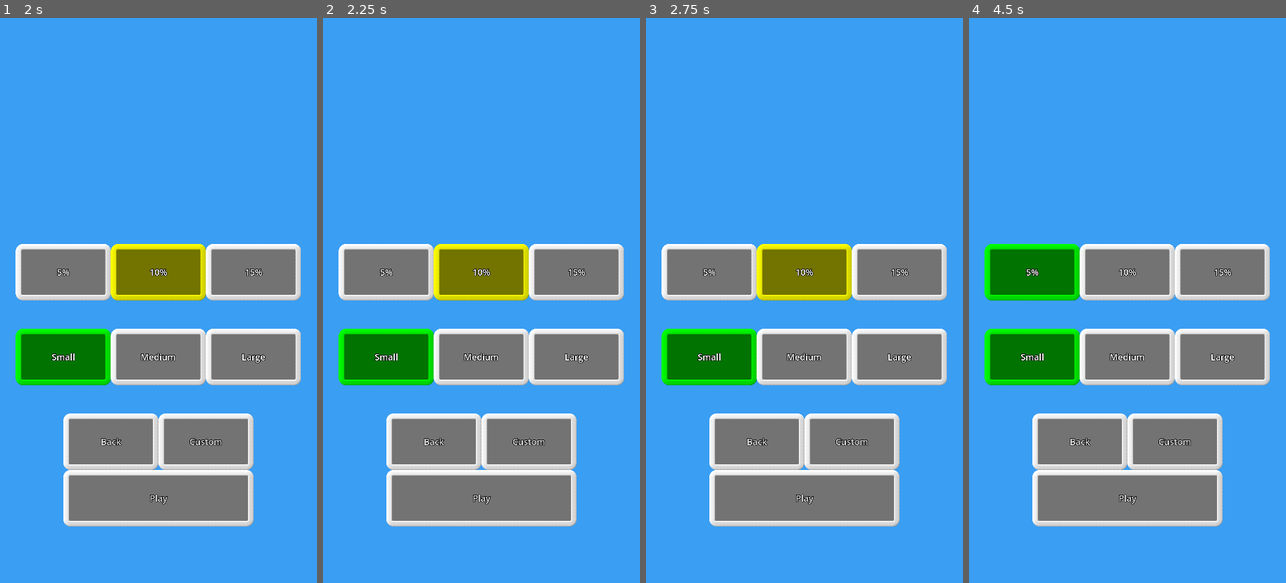
Above: before the commit, frames 1-4 (left to right).
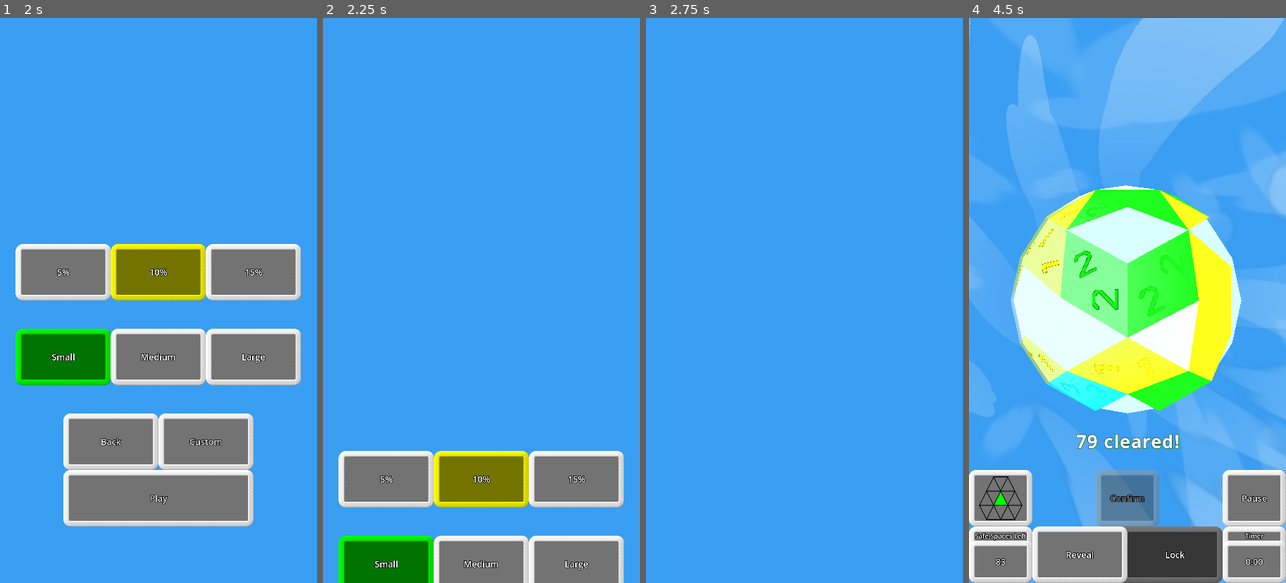
Above: after the commit, the same moments.

Repository: WalynC/sphereSweeperGodot
Game: Godot game, scene res://mainScenes/menu_scene.tscn
Two runs of this game, one before a commit and one after it. Both use one fixed random seed, a clock stepped at 60 frames per second and the inputs below. Sound files missing from this copy of the repository are replaced by a short silence.
Inputs (mouse positions are in pixels of both pictures, inside the frame that each line leads up to):
- Up to frame 1 (2 s): click "New" at 0.5 s; tap Enter at 1.25 s; move the mouse to (228, 272) at 1.27 s; hold Down (scroll_down) from 1.28 s (still down); click (228, 272) at 1.42 s
- Up to frame 2 (2.25 s): release Down (scroll_down) at 2 s; click "Play" at 2 s
- Up to frame 3 (2.75 s): no input
- Up to frame 4 (4.5 s): click (1127, 498) at 2.75 s, where only the run before the commit has a clickable "Play"; click (1032, 272) at 3.5 s, where only the run before the commit has a clickable "5%"; click (1127, 498) at 4.25 s, where only the run after the commit has a clickable "Confirm"

Frame 1 is identical in both runs. In frame 2, 39% of the frame differs, in the area x 4-95%, y 40-100%; in frame 3, 30%; in frame 4, 78%, in the area x 0-100%, y 0-100%.

Commit message:
Updates script resource references that were moved

Diff:
--- a/uiScenes/credits.tscn
+++ b/uiScenes/credits.tscn
@@ -1,6 +1,6 @@
 [gd_scene load_steps=3 format=3 uid="uid://318dccwpc4d7"]
 
-[ext_resource type="Script" path="res://scripts/CreditsUI.gd" id="1_of7bo"]
+[ext_resource type="Script" path="res://scripts/ui/CreditsUI.gd" id="1_15xl2"]
 [ext_resource type="Script" path="res://scripts/UITransition.gd" id="2_wse3g"]
 
 [node name="credits" type="Control" node_paths=PackedStringArray("uiTransition")]
@@ -13,7 +13,7 @@
 grow_horizontal = 2
 grow_vertical = 2
 scale = Vector2(0.5, 0.5)
-script = ExtResource("1_of7bo")
+script = ExtResource("1_15xl2")
 uiTransition = NodePath("UITransition")
 
 [node name="Label" type="Label" parent="."]
--- a/uiScenes/custom_game_menu.tscn
+++ b/uiScenes/custom_game_menu.tscn
@@ -1,6 +1,6 @@
 [gd_scene load_steps=2 format=3 uid="uid://b6t1icjq8ahl8"]
 
-[ext_resource type="Script" path="res://scripts/CustomGameMenu.gd" id="1_dj66g"]
+[ext_resource type="Script" path="res://scripts/ui/CustomGameMenu.gd" id="1_tsws7"]
 
 [node name="customGameMenu" type="Control" node_paths=PackedStringArray("densText", "sizeText", "densRange", "sizeRange")]
 layout_mode = 3
@@ -12,7 +12,7 @@
 grow_horizontal = 2
 grow_vertical = 2
 scale = Vector2(0.5, 0.5)
-script = ExtResource("1_dj66g")
+script = ExtResource("1_tsws7")
 densText = NodePath("densText")
 sizeText = NodePath("sizeText")
 densRange = NodePath("density")
